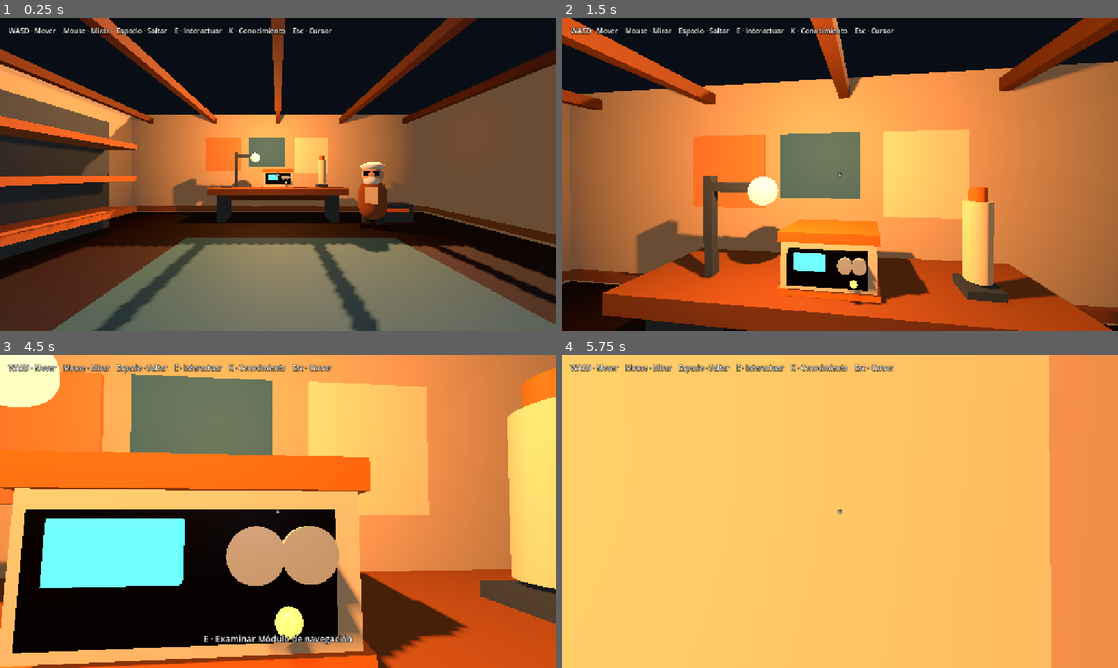
Above: before the commit, frames 1-4 (two rows, left to right).
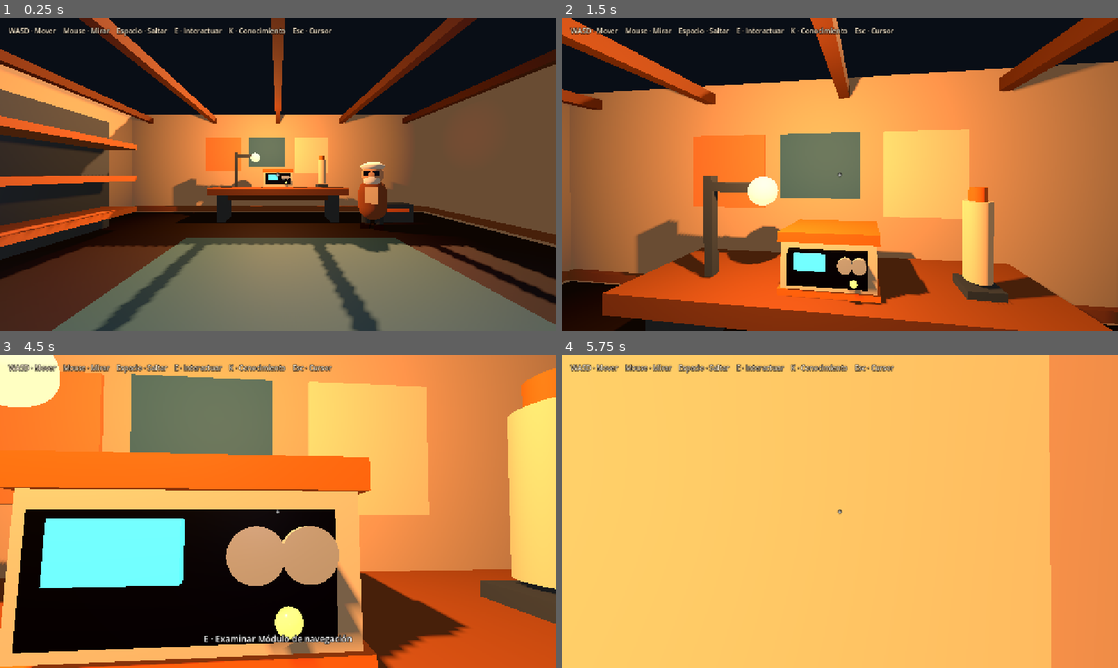
Above: after the commit, the same moments.

Repository: IDozy/starlightlegacy
Game: Godot game, scene res://scenes/main/main.tscn
Two runs of this game, one before a commit and one after it. Both use one fixed random seed, a clock stepped at 60 frames per second and the inputs below.
Inputs (mouse positions are in pixels of both pictures, inside the frame that each line leads up to):
- Up to frame 1 (0.25 s): no input
- Up to frame 2 (1.5 s): tap Enter at 0.5, 1.35 s; move the mouse to (867, 174) at 0.52 s; hold W from 0.53 s (still down); tap E at 0.6 s; click (867, 174) at 0.67 s; tap Space at 0.77 s; move the mouse to (812, 174) at 1.27 s
- Up to frame 3 (4.5 s): keep holding W; tap Space at 1.52, 2.75, 3.02, 3.77, 4.25 s; move the mouse to (289, 505) at 2.02 s; tap K at 2.1, 4.35 s; move the mouse to (272, 517) at 2.77 s; tap E at 2.85 s; click (272, 517) at 2.92 s; tap Enter at 3.5, 3.6 s; move the mouse to (316, 514) at 3.52 s; move the mouse to (233, 508) at 4.27 s
- Up to frame 4 (5.75 s): keep holding W; tap Space at 4.52 s; move the mouse to (845, 511) at 5.02 s; tap E at 5.1 s; click (845, 511) at 5.17 s

The runs differ from the first frame. In frame 1, 0.3% of the frame differs, in the area x 1-60%, y 3-6%; in frame 2, 0.3%; in frame 3, 0.3%; in frame 4, 0.3%.

Commit message:
style: tune workshop hud for warm cinematic palette

Diff:
--- a/scenes/main/main.tscn
+++ b/scenes/main/main.tscn
@@ -26,11 +26,13 @@
 [node name="Instructions" type="Label" parent="HUD"]
 offset_left = 20.0
 offset_top = 18.0
-offset_right = 520.0
+offset_right = 900.0
 offset_bottom = 72.0
 text = "WASD · Mover    Mouse · Mirar    Espacio · Saltar    E · Interactuar    K · Conocimiento    Esc · Cursor"
-theme_override_colors/font_outline_color = Color(0, 0, 0, 0.85)
+theme_override_colors/font_color = Color(0.95, 0.90, 0.80, 1)
+theme_override_colors/font_outline_color = Color(0.03, 0.02, 0.02, 0.9)
 theme_override_constants/outline_size = 5
+theme_override_font_sizes/font_size = 16
 
 [node name="Crosshair" type="Label" parent="HUD"]
 anchors_preset = 8
@@ -99,7 +101,7 @@
 grow_horizontal = 2
 grow_vertical = 2
 mouse_filter = 2
-color = Color(0.035, 0.045, 0.065, 0.94)
+color = Color(0.055, 0.070, 0.090, 0.96)
 
 [node name="Speaker" type="Label" parent="HUD/DialoguePanel"]
 anchor_right = 1.0
@@ -109,7 +111,7 @@
 offset_bottom = 48.0
 text = "Abuelo"
 theme_override_font_sizes/font_size = 22
-theme_override_colors/font_color = Color(0.94, 0.76, 0.4, 1)
+theme_override_colors/font_color = Color(1.0, 0.66, 0.30, 1)
 
 [node name="Text" type="Label" parent="HUD/DialoguePanel"]
 anchor_right = 1.0
@@ -133,4 +135,4 @@
 offset_bottom = -10.0
 text = "E / Enter / clic · Continuar"
 horizontal_alignment = 2
-theme_override_colors/font_color = Color(0.72, 0.76, 0.82, 1)
+theme_override_colors/font_color = Color(0.74, 0.82, 0.86, 1)
